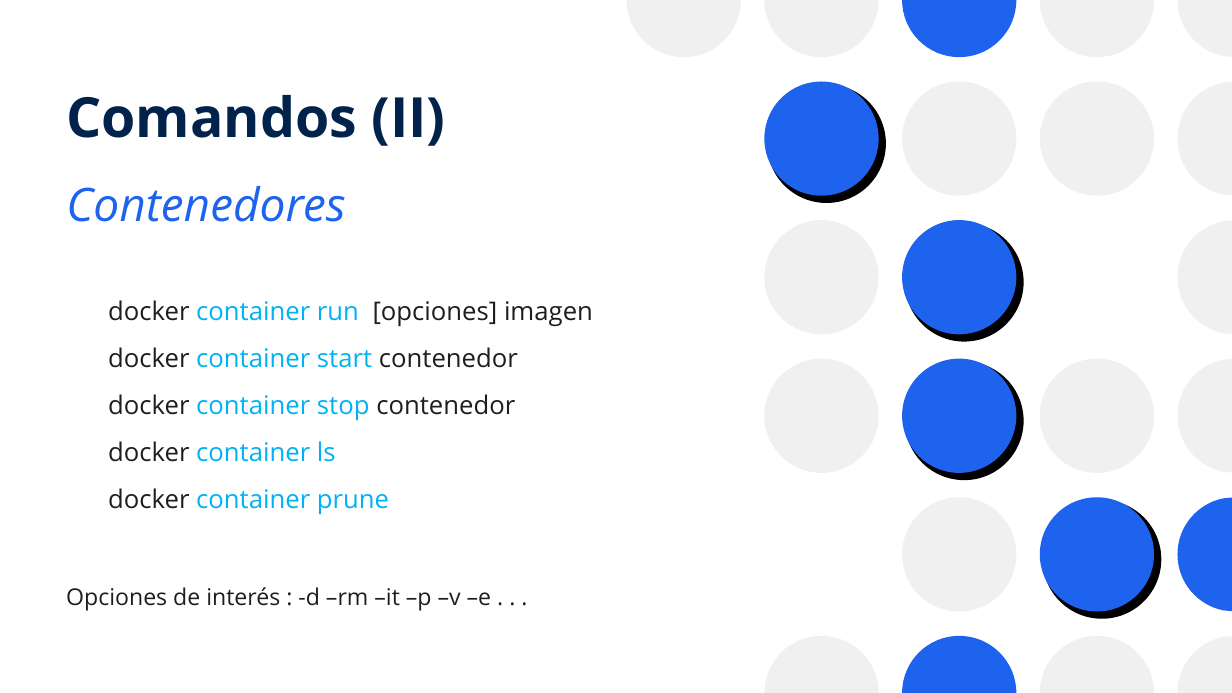
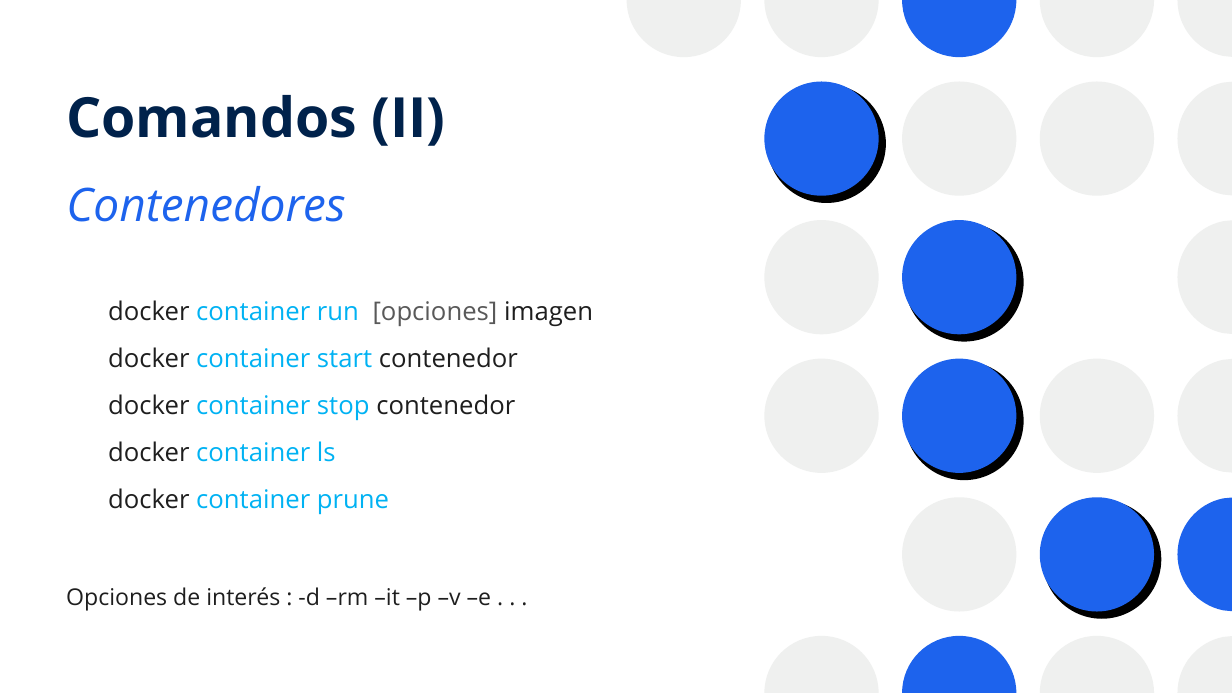
Before and after one commit to josanri/docker-workshop, a slide deck: slide 23 of Introducción a Docker.pptx. Drawn at 1232x693 pixels with LibreOffice and Linux fonts; fonts in the diff are those of the drawing. Boxes give left, top, right and bottom in pixels: in the first picture for what was removed or moved away, otherwise in the second. Text is boxed around its words. In the diff, an @@ line names an element or a change of style, - is before the commit and + after.

```diff
--- a/Introducción a Docker.pptx
+++ b/Introducción a Docker.pptx
@@ text at (108,300,593,326): text colour #1E1E1E to #595959 in "[opciones]" @@
```
Also in this commit, not shown: 16 other slides changed, 2 slides added, 1 slide removed, 1 other file.
